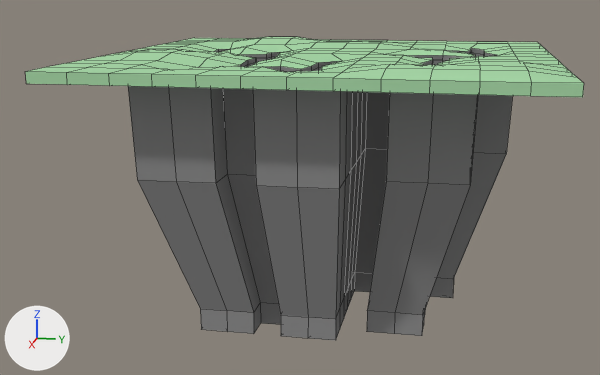
An edit to the Blender file Art Assets/Terrain/Ravine II.blend, drawn before and after from the same camera.
The view is the same before and after, from a camera (50 mm lens) standing at (31.0, 5.0, 2.7) and looking at (0.4, -1.1, -4.9). The axes (+X, +Y, +Z) are drawn at lower left. The lights are the same throughout. Mesh edges are drawn as thin lines.

Names of what the first picture shows: 'Ravine II'.
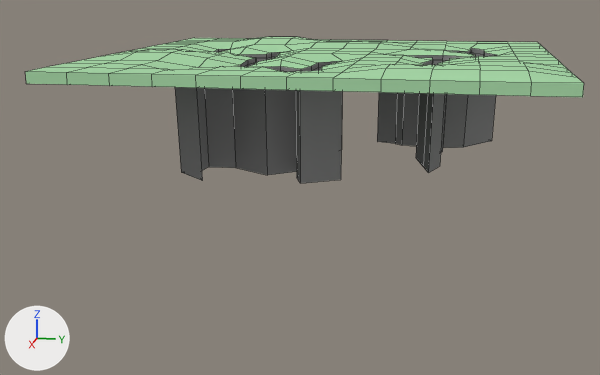
Where the newer file only moved an object's origin or applied its transform, the numbers keep the older frame.

What differs and where, as boxes (x1, y1, x2, y2) in the pictures (600 x 375 px):
'Ravine II', reshaped: before (25, 37, 584, 340); after (25, 37, 584, 183)
part 1 of me_cube_004, cut back: before (128, 86, 513, 340); after (296, 90, 496, 183)

The change, as a diff of the scene's bpy script:
```diff
--- a/Art Assets/Terrain/Ravine II.blend.py
+++ b/Art Assets/Terrain/Ravine II.blend.py
@@ me_cube_004 @@
 # used by ob_ravine_ii; location = (0.0, 0.0, 0.0); scale = (8.01, 8.01, 0.185)
-me_cube_004.from_pydata(...)  # 728 vertices, 721 faces; spans x -1.0..1.0, y -1.0..1.0, z -49.4..2.0
+me_cube_004.from_pydata(...)  # 483 vertices, 438 faces; spans x -1.0..1.0, y -1.0..1.0, z -49.4..2.0
+# me_cube_004 part 1
+# 245 vertices are removed from x -0.8..0.8, y -0.8..0.8, z -49.4..-18.3
+# 318 faces are deleted
+# 1 vertex moves within x 0.8, y 0.0, z -18.3
+# 35 new faces join them, mat_stone_ravine_ii (grey #8d8d8d)
 me_cube_004.materials.append(mat_grass_ravine_ii)
```
